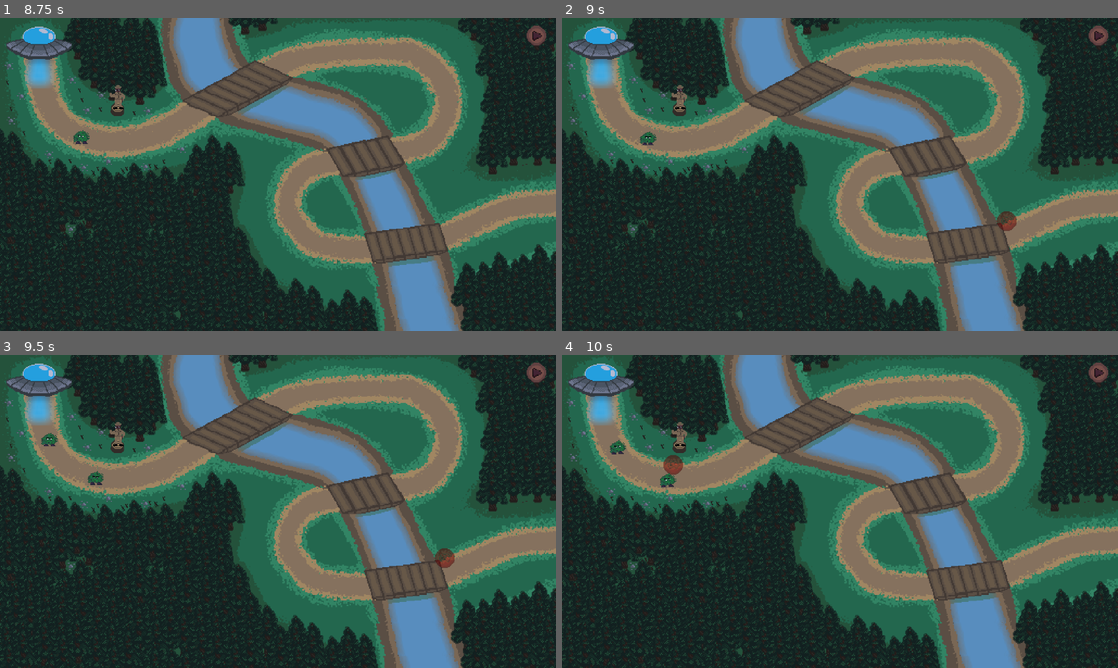
Above: before the commit, frames 1-4 (two rows, left to right).
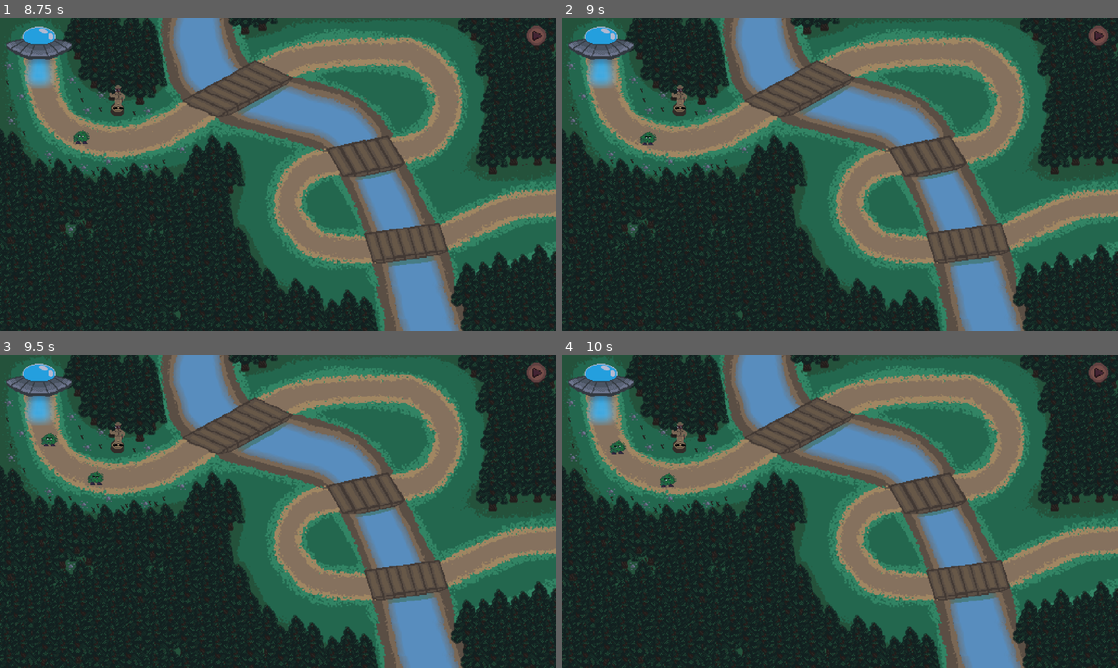
Above: after the commit, the same moments.

Repository: WilliamPickle/Aegis-of-Evergreen
Game: Godot game, scene res://scenes/current_scene.tscn
Two runs of this game, one before a commit and one after it. Both use one fixed random seed, a clock stepped at 60 frames per second and the inputs below.
Inputs (mouse positions are in pixels of both pictures, inside the frame that each line leads up to):
- Up to frame 1 (8.75 s): click (278, 174) at 0.5 s; click "Play" at 1.25 s; tap Enter at 2, 4.25 s; move the mouse to (400, 158) at 2.02 s; tap E at 2.1, 2.85, 4.35, 5.1 s; click (400, 158) at 2.17 s; tap Space at 2.75, 5 s; move the mouse to (166, 190) at 2.77 s; click (166, 190) at 2.92 s; click (522, 302) at 3.5 s; move the mouse to (333, 105) at 4.27 s; click (333, 105) at 4.42 s; move the mouse to (250, 237) at 5.02 s; click (250, 237) at 5.17 s; click (522, 302) at 5.75 s; click (533, 36) at 6.5 s; click (533, 36) at 7.25 s; click (533, 36) at 8 s
- Up to frame 2 (9 s): move the mouse to (1006, 221) at 8.77 s; tap E at 8.85 s; click (1006, 221) at 8.92 s
- Up to frame 3 (9.5 s): no input
- Up to frame 4 (10 s): move the mouse to (673, 464) at 9.52 s; tap E at 9.6 s; click (673, 464) at 9.67 s

Frame 1 is identical in both runs. In frame 2, 0.2% of the frame differs, in the area x 78-82%, y 61-68%; in frame 3, 0.2%; in frame 4, 0.2%.

Commit message:
added enemy colliders

Diff:
--- a/scenes/Enemies/blackberry_bush.tscn
+++ b/scenes/Enemies/blackberry_bush.tscn
@@ -1,7 +1,10 @@
-[gd_scene load_steps=8 format=3 uid="uid://c47t02182m7x4"]
+[gd_scene load_steps=9 format=3 uid="uid://c47t02182m7x4"]
 
 [ext_resource type="Script" uid="uid://b6mq466nsmiam" path="res://scripts/blackberry_bush.gd" id="1_eosuv"]
 [ext_resource type="Texture2D" uid="uid://duuhan0as20y6" path="res://assets/sprites/enemies/bush_v2_walk.png" id="1_vkedo"]
+
+[sub_resource type="CircleShape2D" id="CircleShape2D_eosuv"]
+radius = 7.0
 
 [sub_resource type="AtlasTexture" id="AtlasTexture_6mm1w"]
 atlas = ExtResource("1_vkedo")
@@ -39,13 +42,20 @@
 "speed": 5.0
 }]
 
-[node name="BlackberryBush" type="Node2D"]
+[node name="BlackberryBush" type="Area2D"]
 z_index = 10
+input_pickable = false
+linear_damp = 0.0
+angular_damp = 0.0
 script = ExtResource("1_eosuv")
 metadata/_custom_type_script = "uid://b8s182qi2sarb"
 
+[node name="CollisionShape2D" type="CollisionShape2D" parent="."]
+z_index = 1
+position = Vector2(0, 1)
+shape = SubResource("CircleShape2D_eosuv")
+
 [node name="Bush" type="AnimatedSprite2D" parent="."]
-z_index = 10
 sprite_frames = SubResource("SpriteFrames_4hoh6")
 autoplay = "default"
 frame_progress = 0.196689
--- a/scenes/level_1.tscn
+++ b/scenes/level_1.tscn
@@ -55,6 +55,7 @@
 [node name="BlackberryBush" parent="Path2D/PathFollow2D" instance=ExtResource("4_5xbjy")]
 
 [node name="Area2D" type="Area2D" parent="."]
+visible = false
 
 [node name="Path" type="CollisionPolygon2D" parent="Area2D"]
 polygon = PackedVector2Array(-275, -170, -260, -165, -256, -161, -256, -156, -237, -151, -258, -133, -255, -107, -245,  …(602 unchanged characters)…
--- a/scripts/enemy_class.gd
+++ b/scripts/enemy_class.gd
@@ -1,5 +1,5 @@
 class_name Enemy
-extends Node2D
+extends Area2D
 
 # Variables you need to assign
 var enemy_sprite : Node2D
